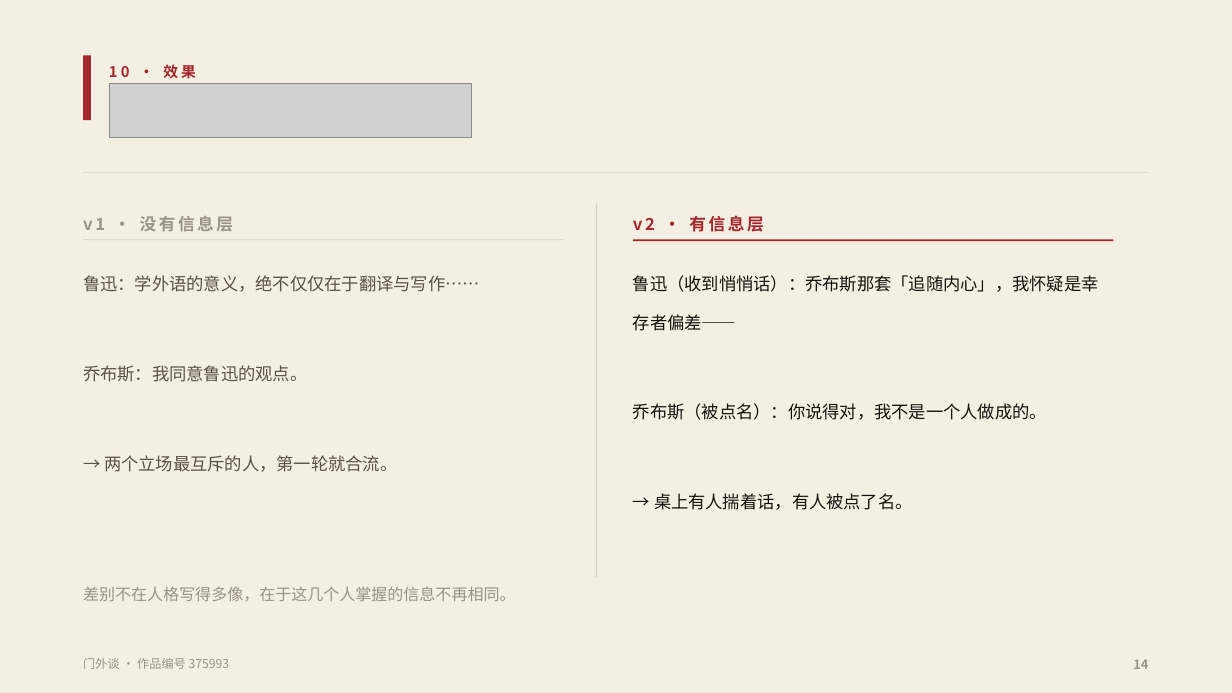
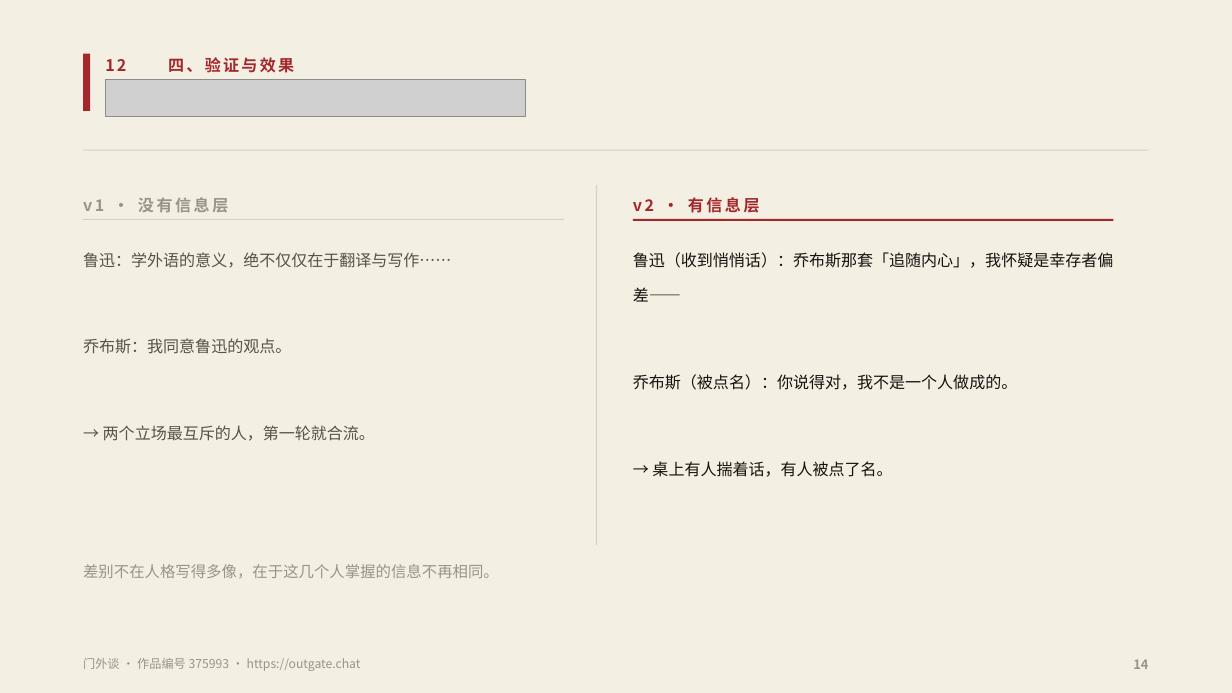
Before and after one commit to fsh114514/menwaitan, a slide deck: slide 14 of competition/答辩PPT.pptx. Drawn at 1232x693 pixels with LibreOffice and Linux fonts; fonts in the diff are those of the drawing; grey boxes stand for pictures. Boxes give left, top, right and bottom in pixels: in the first picture for what was removed or moved away, otherwise in the second. Text is boxed around its words. In the diff, an @@ line names an element or a change of style, - is before the commit and + after.

```diff
--- a/competition/答辩PPT.pptx
+++ b/competition/答辩PPT.pptx
@@ rectangle: place and size @@
-rectangle at <box>83,55,91,120</box>
+rectangle at <box>83,54,90,111</box>
@@ text added at <box>105,59,126,71</box>, 12.5 pt, text #A3272C, bold @@
+12
@@ text at <box>168,57,294,73</box>: text changed; size 11.5 to 12.5 pt @@
-10 · 效果
+四、验证与效果
@@ picture: place and size @@
-picture at <box>109,83,471,138</box>
+picture at <box>105,79,526,116</box>
@@ 5 texts, 3 rectangles: place and size @@
-5 texts, 3 rectangles at <box>83,172,1149,601</box>
+5 texts, 3 rectangles at <box>83,150,1149,578</box>
@@ text "v1 · 没有信息层" at <box>83,197,228,213</box>: size 13 to 12.5 pt @@
@@ rectangle: place and size @@
-rectangle at <box>596,203,597,578</box>
+rectangle at <box>596,185,597,545</box>
@@ text "v2 · 有信息层" at <box>633,197,760,213</box>: size 13 to 12.5 pt @@
@@ text "鲁迅：学外语的意义，绝不仅仅在于翻译与写作……" at <box>83,252,451,441</box>: size 13.5 to 12.5 pt @@
@@ text "鲁迅（收到悄悄话）：乔布斯那套「追随内心」，我怀疑是幸存者偏差——" at <box>633,252,1113,477</box>: size 13.5 to 12.5 pt @@
@@ text "差别不在人格写得多像，在于这几个人掌握的信息不再相同。" at <box>83,564,499,578</box>: size 12.5 to 12 pt @@
@@ text at <box>83,658,361,671</box>: text changed @@
-门外谈 · 作品编号 375993
+门外谈 · 作品编号 375993 · https://outgate.chat
```
Also in this commit, not shown: 9 other slides changed, 7 slides added, 7 slides removed, 2 other files.
